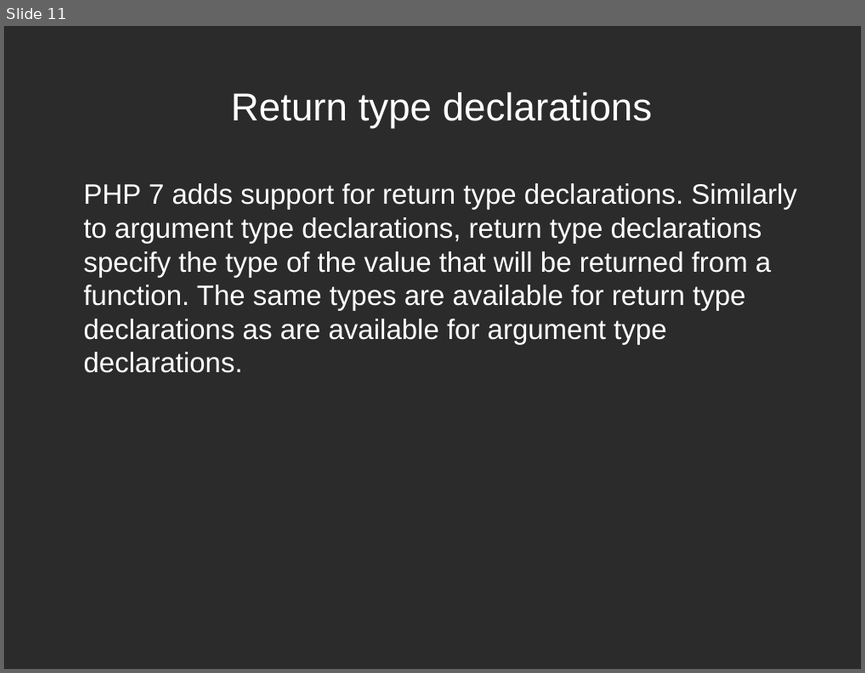
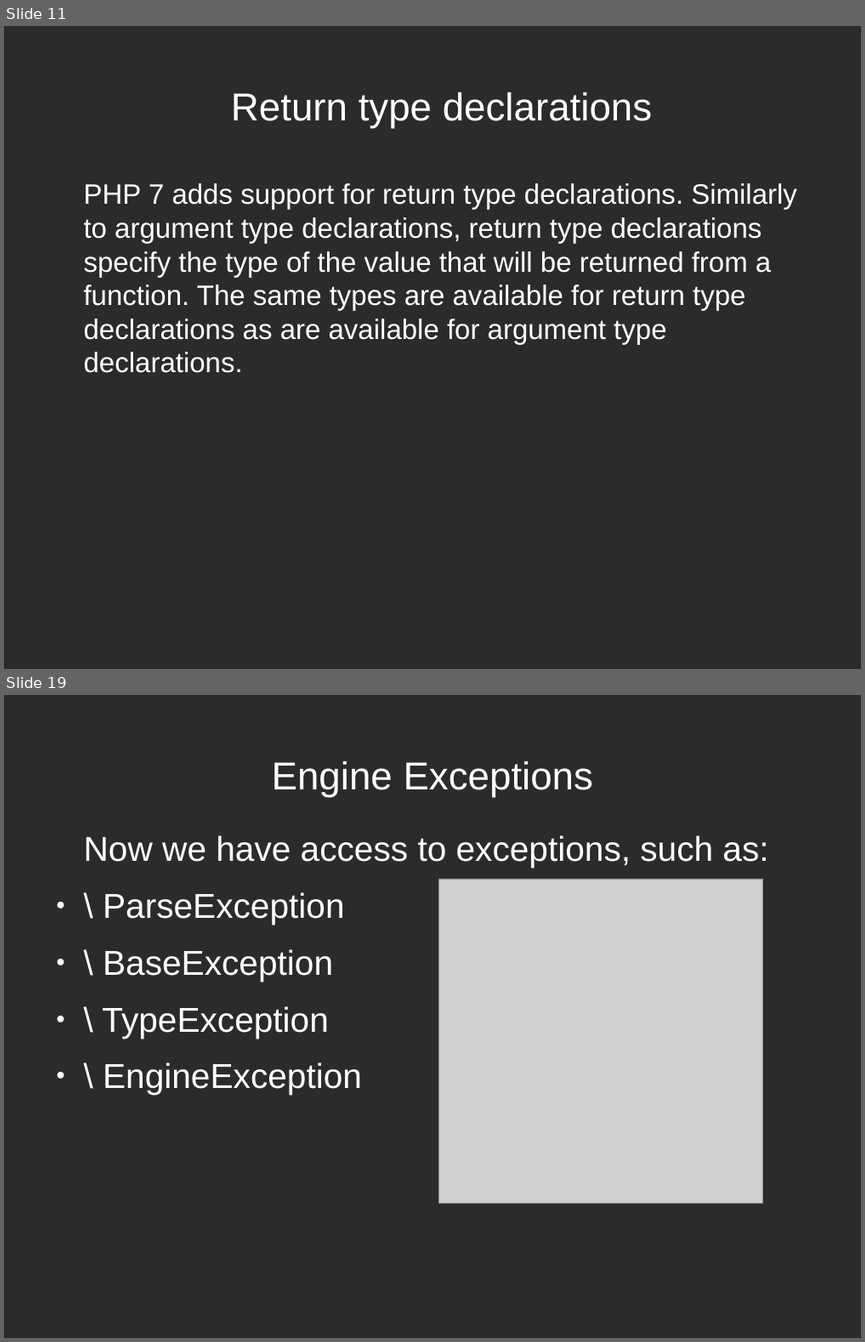
Before and after one commit to rmichal1/php7prezentacja, a slide deck: php7.odp. Shown one above the other, each under a label of ours: slide 11 before the commit, slides 11 and 19 after it; the slides between them are not shown. The pictures are 865x673 and 865x1342 pixels, drawn with LibreOffice and Linux fonts; fonts in the diff are those of the drawing; grey boxes stand for pictures; background and template pictures are left out; a plain dark background stands for a picture behind light text. Boxes give left, top, right and bottom in pixels: in the first picture for what was removed or moved away, otherwise in the second. Text is boxed around its words. In the diff, an @@ line names an element or a change of style, - is before the commit and + after.

```diff
--- a/php7.odp
+++ b/php7.odp
@@ slide 19 added at (4, 695, 861, 1338), background picture (left out) @@
@@ title added at (272, 761, 594, 797), 36 pt, text #FFFFFF @@
+Engine Exceptions
@@ text added at (84, 835, 768, 1095), 32 pt, text #FFFFFF @@
+Now we have access to exceptions, such as:
+● \ ParseException
+● \ BaseException
+● \ TypeException
+● \ EngineException
@@ picture added at (438, 879, 763, 1202) @@
```
Also in this commit, not shown: 3 slides changed, 14 other slides added, 39 other files.
